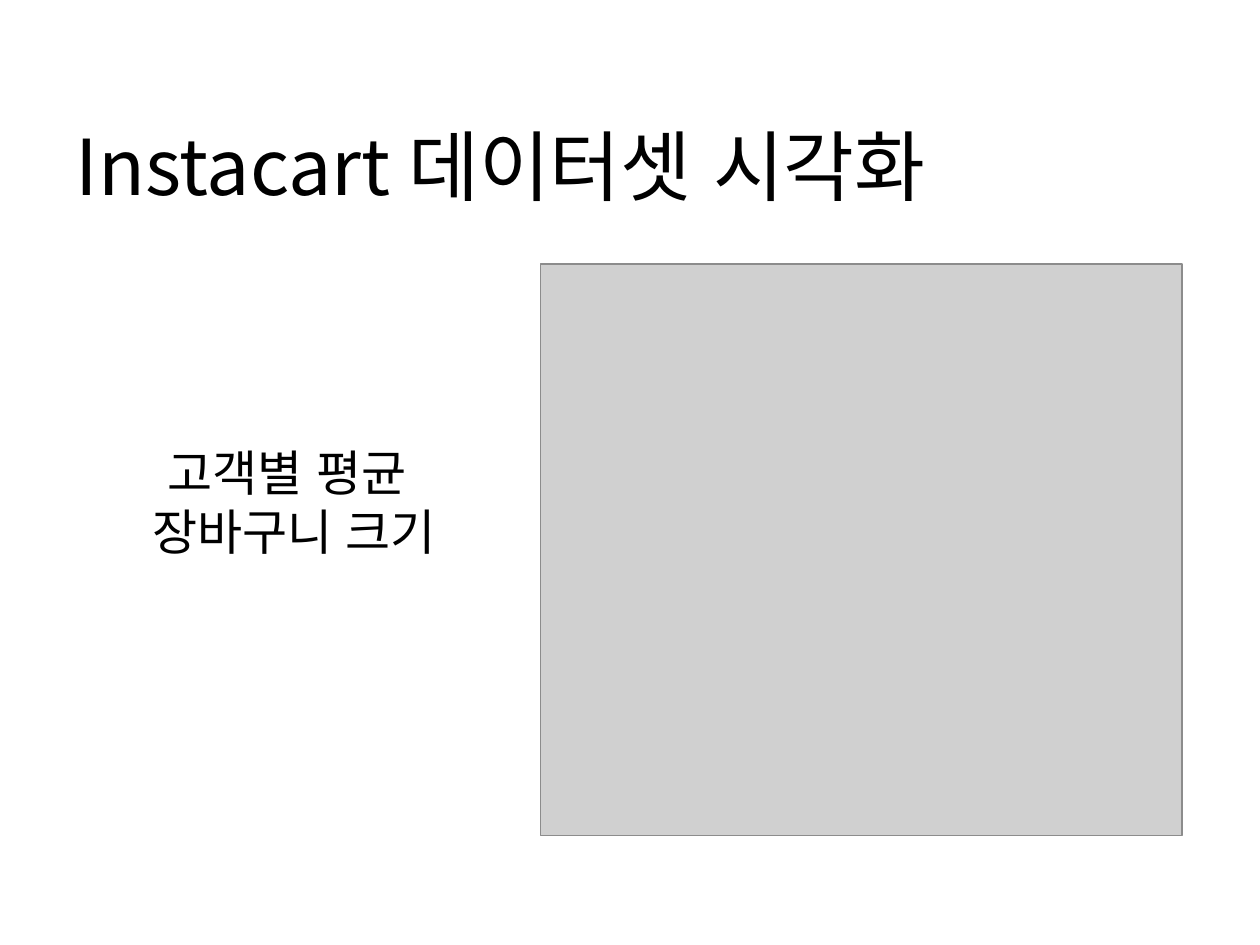
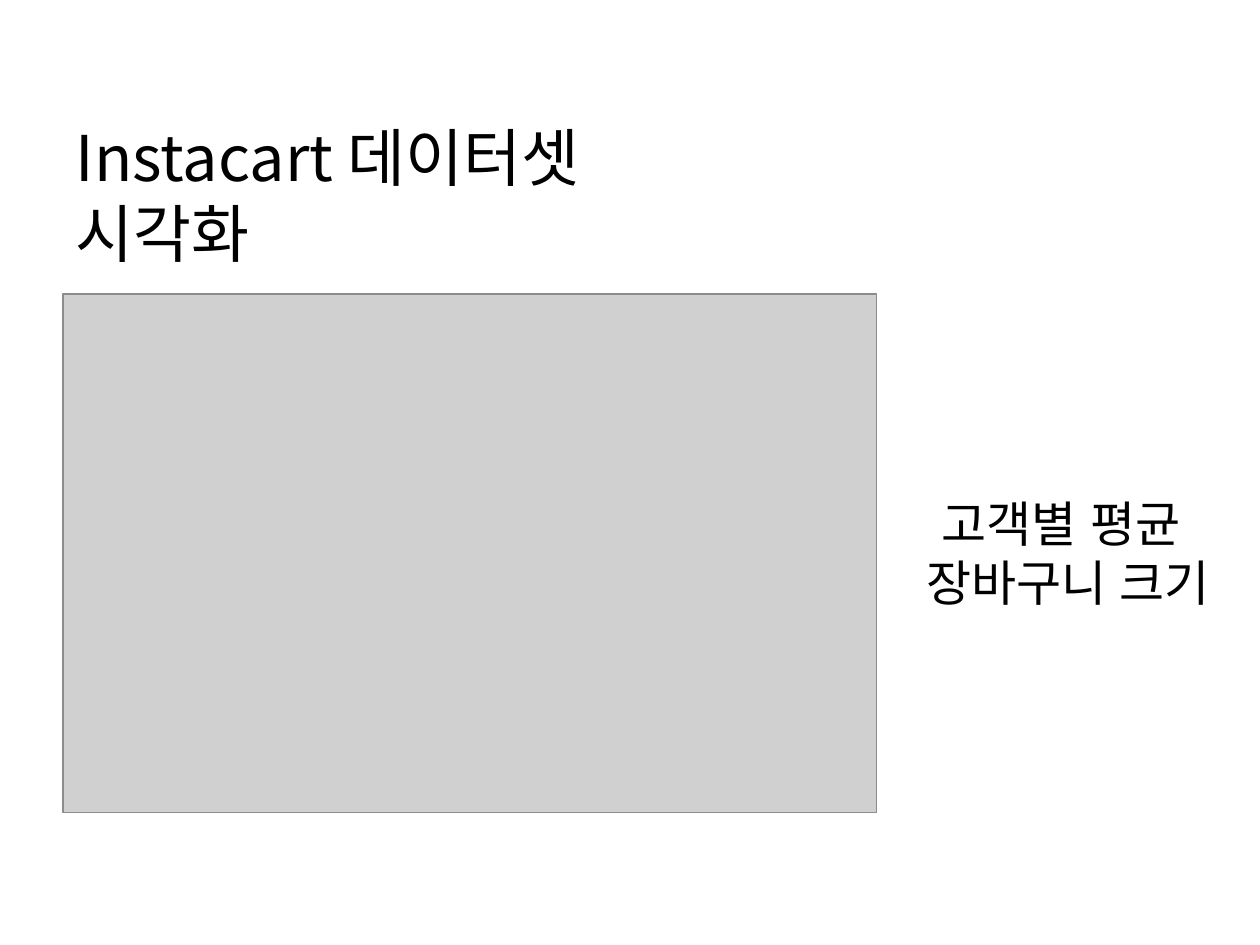
Before and after one commit to WasVelinn/1stPerSonalProjecT, a slide deck: slide 15 of 프레젠테이션1.pptx (slide 12 before the commit). Drawn at 1260x945 pixels with LibreOffice and Linux fonts; fonts in the diff are those of the drawing; grey boxes stand for pictures. Boxes give left, top, right and bottom in pixels: in the first picture for what was removed or moved away, otherwise in the second. Text is boxed around its words. In the diff, an @@ line names an element or a change of style, - is before the commit and + after.

```diff
--- a/프레젠테이션1.pptx
+++ b/프레젠테이션1.pptx
@@ title "Instacart 데이터셋 시각화" at [76, 129, 579, 262]: size 44 to 36 pt @@
@@ picture removed at [541, 265, 1182, 837] @@
@@ picture added at [63, 294, 877, 813] @@
@@ text "고객별 평균": place and size @@
-text "고객별 평균" at [152, 450, 436, 554]
+text "고객별 평균" at [926, 501, 1210, 605]
```
Also in this commit, not shown: 17 other slides changed, 4 slides added, 1 slide removed, 18 other files.
